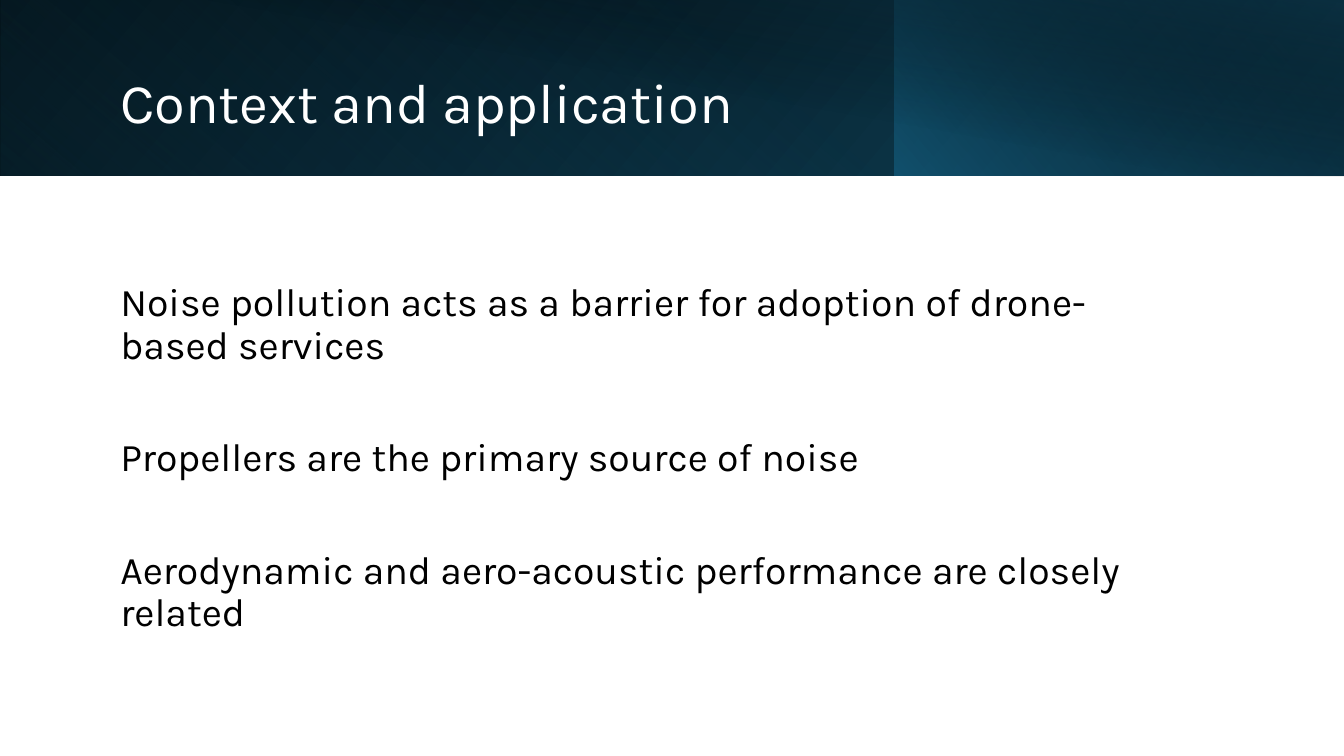
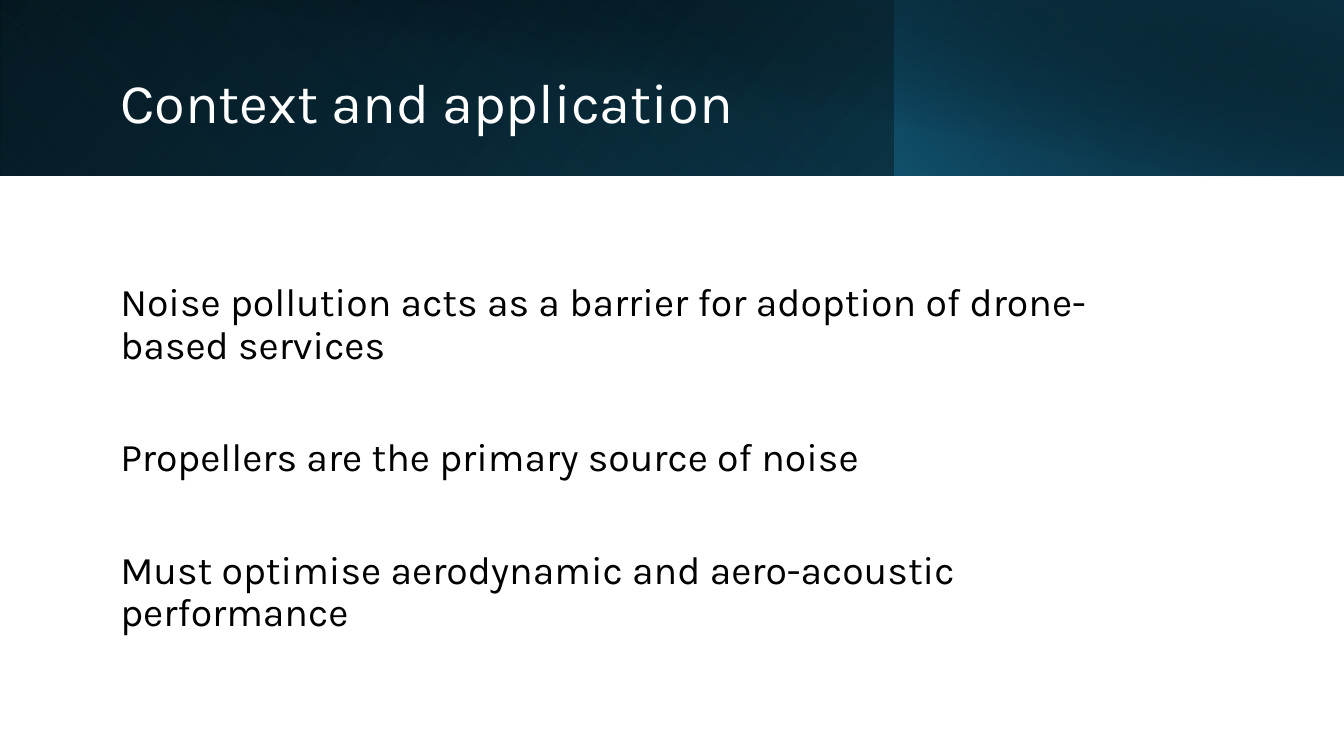
Before and after one commit to lpender3672/propeller-acoustics, a slide deck: slide 2 of deliverables/michaelmas_presentation.pptx. Drawn at 1344x756 pixels with LibreOffice and Linux fonts; fonts in the diff are those of the drawing. Boxes give left, top, right and bottom in pixels: in the first picture for what was removed or moved away, otherwise in the second. Text is boxed around its words. In the diff, an @@ line names an element or a change of style, - is before the commit and + after.

```diff
--- a/deliverables/michaelmas_presentation.pptx
+++ b/deliverables/michaelmas_presentation.pptx
@@ text at (x1=120, y1=557, x2=955, y2=636): text changed @@
-Aerodynamic and aero-acoustic performance are closely related
+Must optimise aerodynamic and aero-acoustic performance
```
Also in this commit, not shown: 6 other slides changed, 6 slides added, 5 slides removed, 2 other files.
